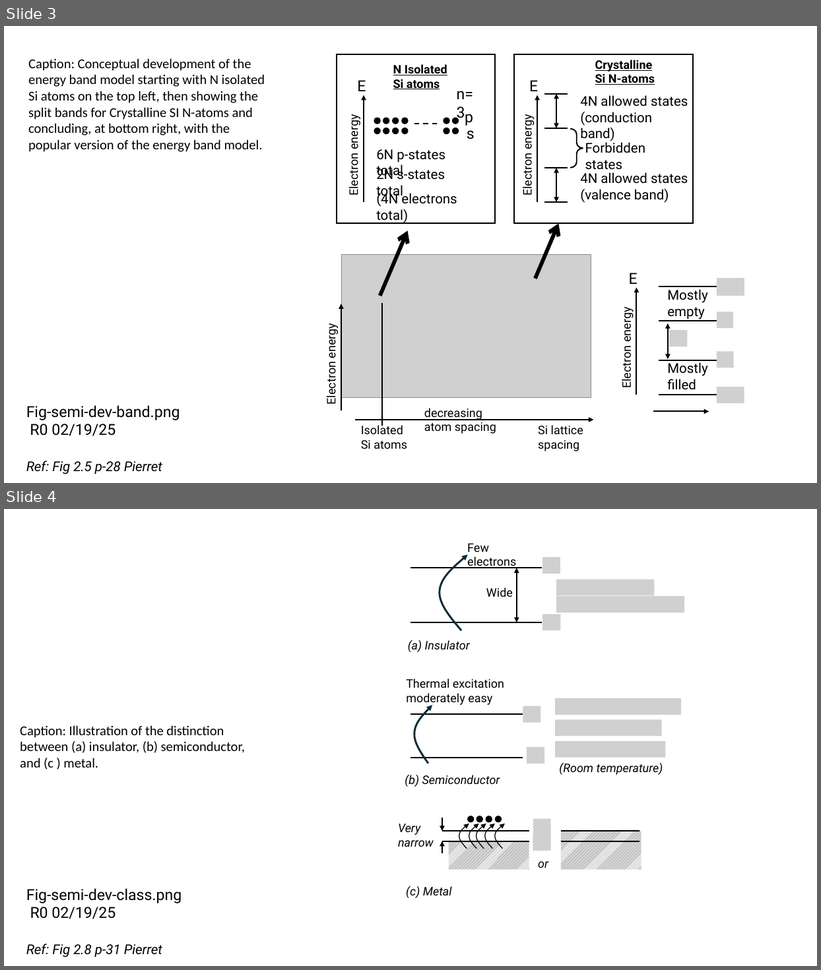
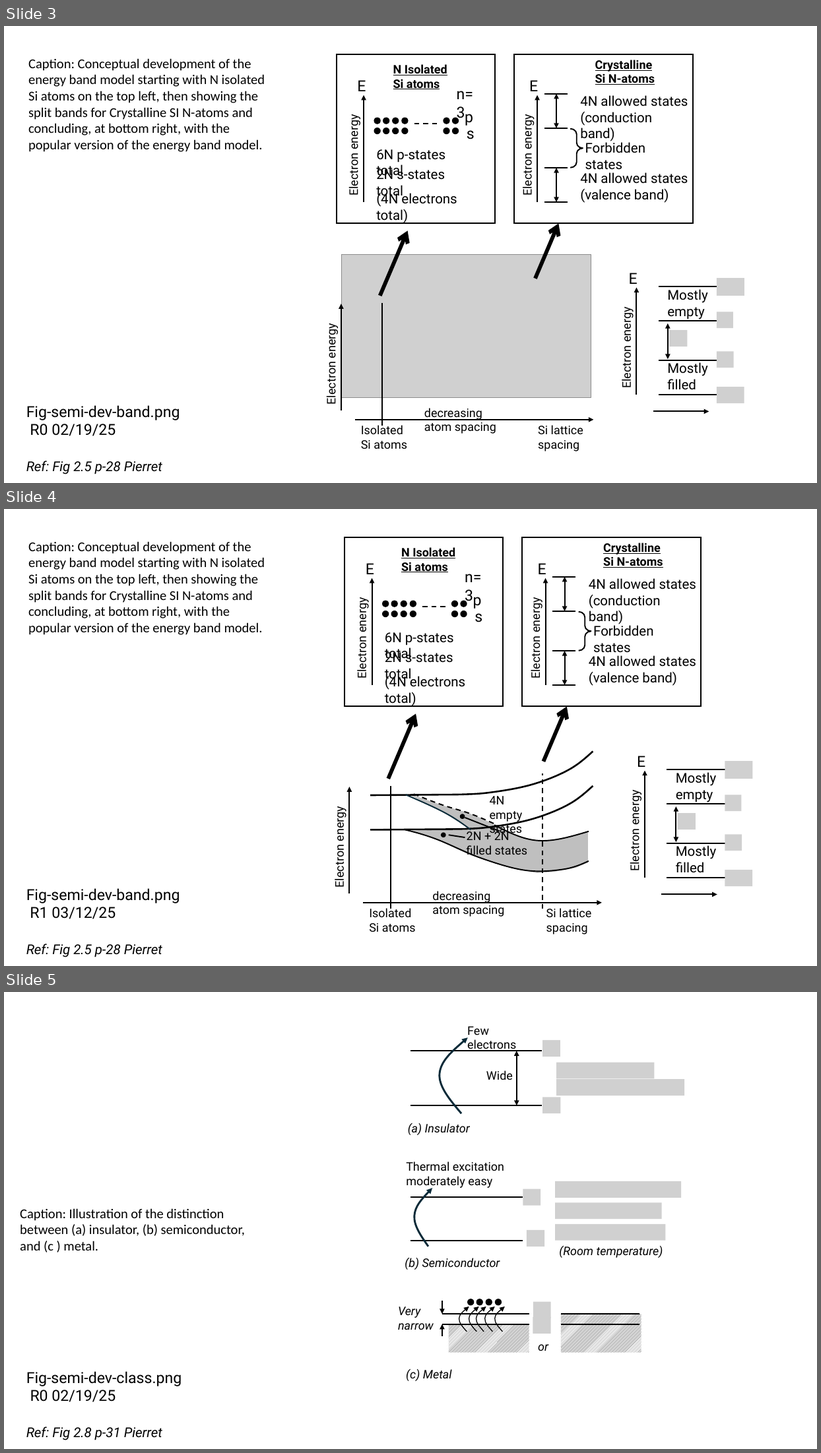
Before and after one commit to mixignal-press/ebook-ice1, a slide deck: figures/fig.pptx. Shown one above the other, each under a label of ours: slides 3 and 4 before the commit, slides 3, 4 and 5 after it. The pictures are 821x970 and 821x1453 pixels, drawn with LibreOffice and Linux fonts; fonts in the diff are those of the drawing; grey boxes stand for pictures; background and template pictures are left out. Boxes give left, top, right and bottom in pixels: in the first picture for what was removed or moved away, otherwise in the second. Text is boxed around its words. In the diff, an @@ line names an element or a change of style, - is before the commit and + after.

```diff
--- a/figures/fig.pptx
+++ b/figures/fig.pptx
@@ slide 4 added at bbox=[4, 509, 817, 966], background #FFFFFF @@
@@ text added at bbox=[28, 541, 265, 635], 16 pt, text #000000 @@
+Caption: Conceptual development of the energy band model starting with N isolated Si atoms on the top left, then showing the split bands for Crystalline SI N-atoms and concluding, at bottom right, with the popular version of the energy band model.
@@ group added at bbox=[331, 537, 753, 935]: 25 texts, 14 ellipses, 13 lines, 8 arrows, 7 freeform shapes, 5 pictures, 3 double arrows, 2 rectangles, 1 right brace @@
+Electron energy
+E
+Mostly
+empty
+Mostly
+filled
+p
+s
+n=3
+6N p-states total
+2N s-states total
+(4N electrons total)
+N Isolated Si atoms
+Electron energy
+E
+Electron energy
+E
+4N allowed states
+(conduction band)
+4N allowed states
+(valence band)
+Forbidden states
+CrystallineSi N-atoms
+Isolated Si atoms
+decreasing
+atom spacing
+Si lattice spacing
+Electron energy
+4N empty states
+2N + 2N
+filled states
@@ text added at bbox=[26, 889, 180, 920], 18 pt, text #000000 @@
+Fig-semi-dev-band.png
+R1 03/12/25
@@ text added at bbox=[26, 944, 162, 958], 16 pt, text #000000, italic @@
+Ref: Fig 2.5 p-28 Pierret
@@ what was slide 4 is now slide 5 @@
```
Also in this commit, not shown: 1 other slide added, 4 other files.
